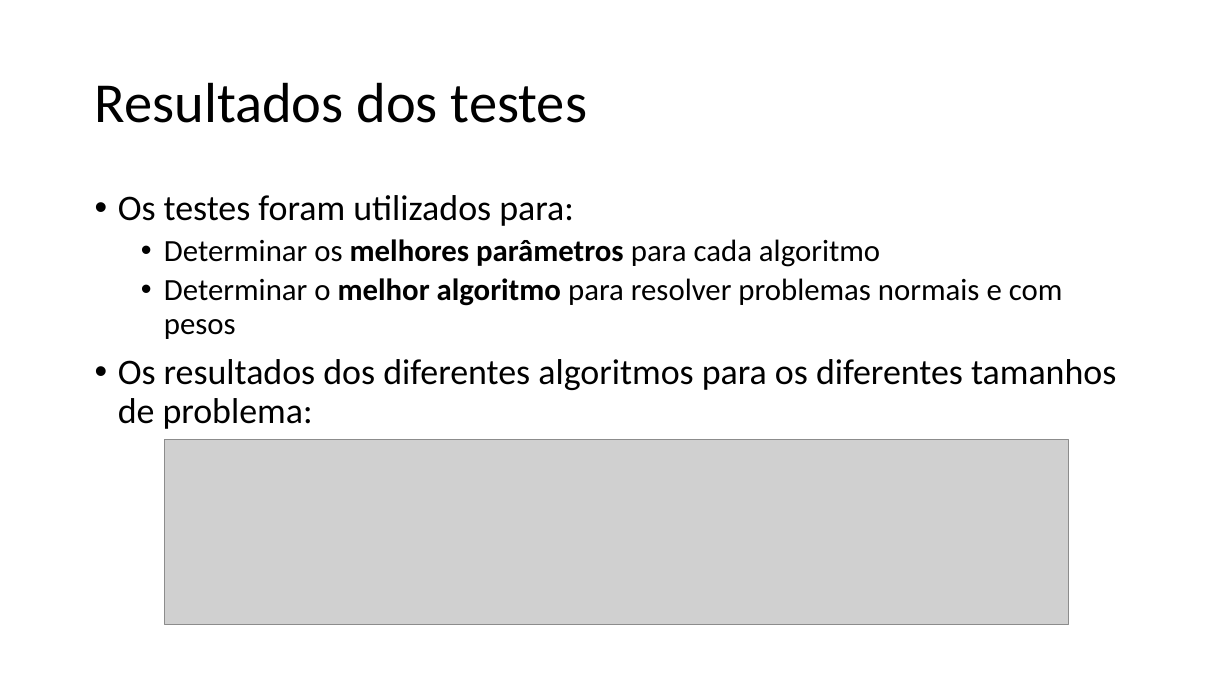
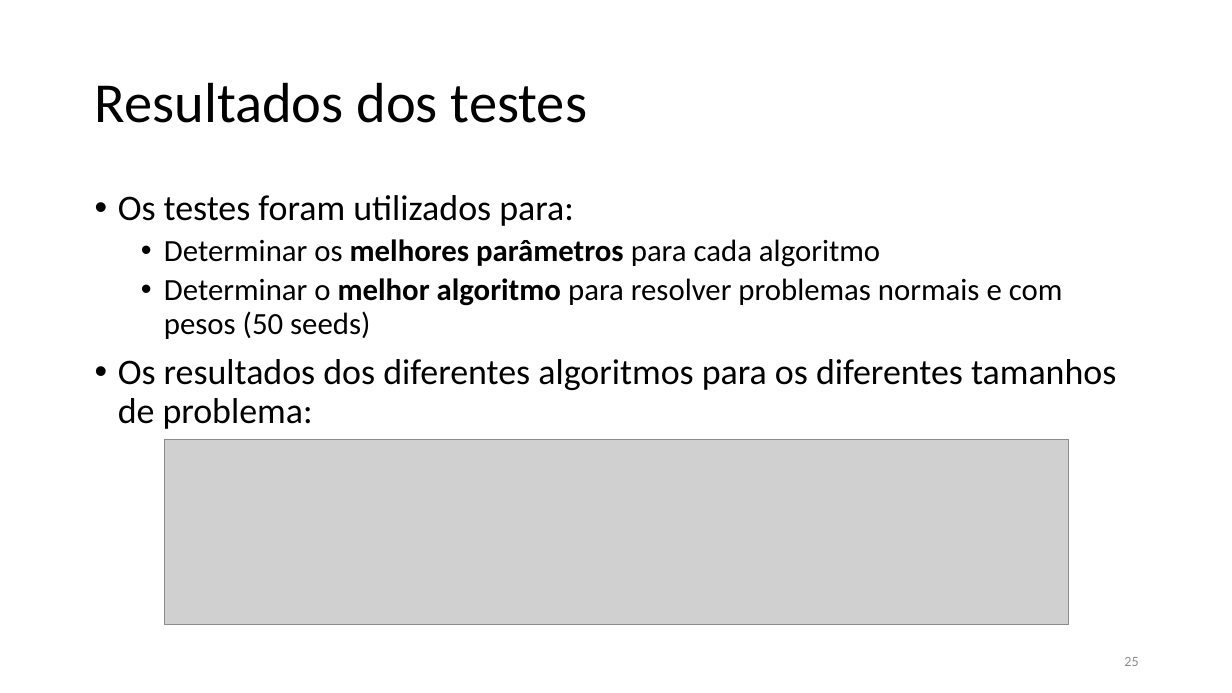
Before and after one commit to xQsme/RLP_Qt, a slide deck: slide 25 of powerpoint_defesa.pptx (slide 27 before the commit). Drawn at 1232x693 pixels with LibreOffice and Linux fonts; fonts in the diff are those of the drawing; grey boxes stand for pictures. Boxes give left, top, right and bottom in pixels: in the first picture for what was removed or moved away, otherwise in the second. Text is boxed around its words. In the diff, an @@ line names an element or a change of style, - is before the commit and + after.

Commit message:
final update

```diff
--- a/powerpoint_defesa.pptx
+++ b/powerpoint_defesa.pptx
@@ text at (164, 278, 1063, 339): text changed @@
-  • Determinar o melhor algoritmo para resolver problemas normais e com pesos
+  • Determinar o melhor algoritmo para resolver problemas normais e com pesos (50 seeds)
@@ page number added at (1124, 657, 1138, 666), 11 pt, text #8C8C8C @@
+25
```
Also in this commit, not shown: 30 other slides changed, 2 slides removed.
